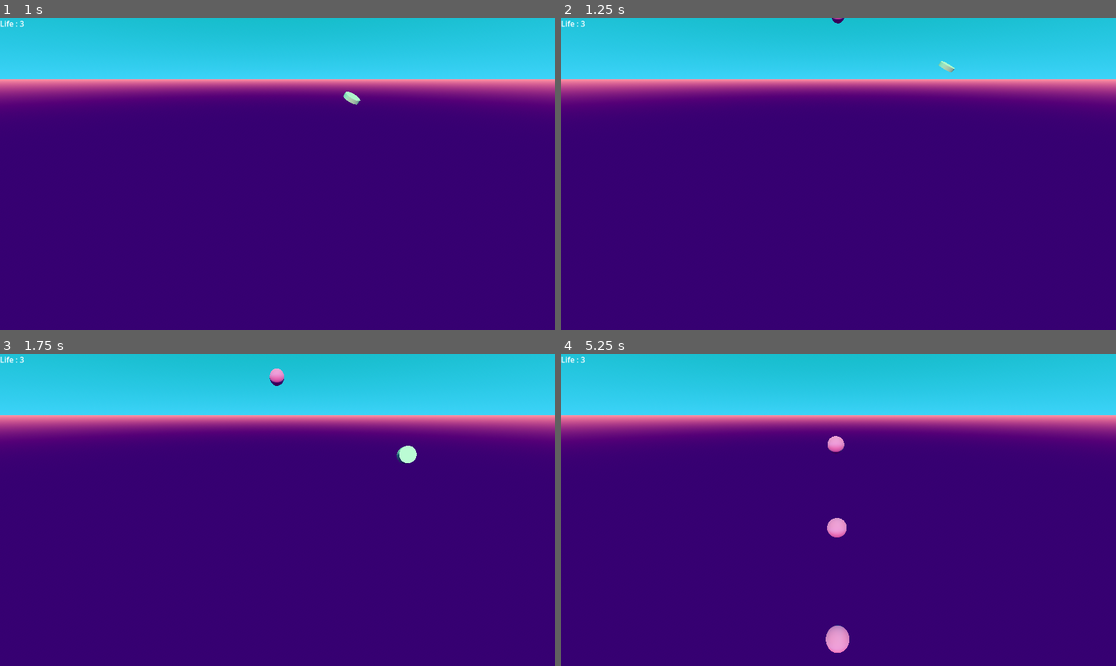
Above: before the commit, frames 1-4 (two rows, left to right).
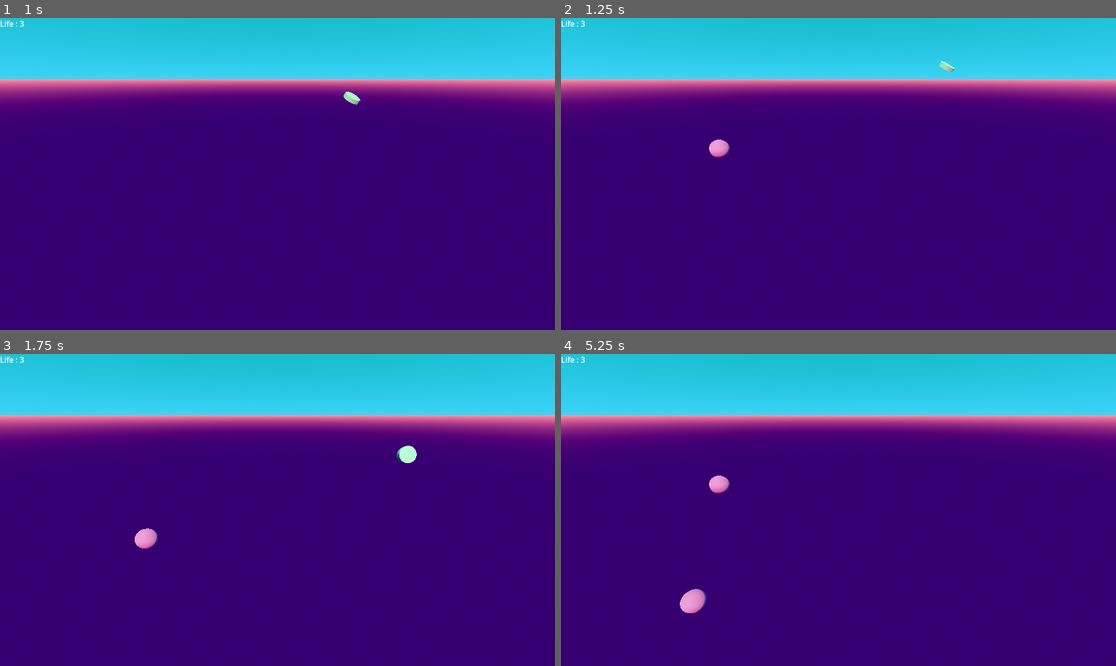
Above: after the commit, the same moments.

Repository: raffaelelauro/Sekiroguelite
Game: Godot game, scene res://main.tscn
Same seed, same stepped clock (60 frames per second), same inputs: the game is played once before the commit and once after it.
Inputs:
- Up to frame 1 (1 s): tap Enter at 0.5 s; hold D (Right) from 0.53 s (still down); hold W (Front) from 0.53 s (still down)
- Up to frame 2 (1.25 s): keep holding D (Right); keep holding W (Front)
- Up to frame 3 (1.75 s): release D (Right) at 1.28 s; release W (Front) at 1.28 s; hold S (Back) from 1.28 s (still down); tap Space (Parry) at 1.35 s
- Up to frame 4 (5.25 s): release S (Back) at 2.03 s; hold W (Front) 2.03-2.78 s; hold D (Right) 2.03-3.53 s; tap Space (Parry) at 2.85, 4.35 s; hold W (Front) 3.53-4.28 s; hold A (Left) 3.53-5.03 s; hold S (Back) from 5.03 s (still down); hold W (Front) from 5.03 s (still down)

Frame 1 is identical in both runs. In frame 2, 0.2% of the frame differs, in the area x 26-52%, y 0-45%; in frame 3, 0.3%; in frame 4, 1.1%, in the area x 21-52%, y 26-96%.

Commit message:
Close #3 : Spawnable area for parriable objects

Diff:
--- a/main.tscn
+++ b/main.tscn
@@ -1,8 +1,9 @@
-[gd_scene load_steps=8 format=3 uid="uid://cn22cb6mfk2qp"]
+[gd_scene load_steps=9 format=3 uid="uid://cn22cb6mfk2qp"]
 
 [ext_resource type="Script" uid="uid://cl5xdo0vrlgh5" path="res://level.gd" id="1_h2yge"]
 [ext_resource type="PackedScene" uid="uid://durulyhj2ovs7" path="res://player.tscn" id="1_ig7tw"]
 [ext_resource type="PackedScene" uid="uid://c6bc25sbv2i6i" path="res://parriable_object.tscn" id="2_0xm2m"]
+[ext_resource type="PackedScene" uid="uid://vt2vl6afoo8j" path="res://parriable_spawn_area.tscn" id="3_h2yge"]
 
 [sub_resource type="ProceduralSkyMaterial" id="ProceduralSkyMaterial_ig7tw"]
 sky_top_color = Color(0.0431373, 0.545098, 0.509804, 1)
@@ -40,14 +41,10 @@
 
 [node name="Player" parent="." instance=ExtResource("1_ig7tw")]
 
-[node name="ParriableObject" parent="." instance=ExtResource("2_0xm2m")]
-transform = Transform3D(1, 0, 0, 0, 1, 0, 0, 0, 1, 19.2442, -1.90735e-06, -0.0394535)
-
-[node name="ParriableObject2" parent="." instance=ExtResource("2_0xm2m")]
-transform = Transform3D(1, 0, 0, 0, 1, 0, 0, 0, 1, 24.1088, -3.8147e-06, -0.078907)
-
-[node name="ParriableObject3" parent="." instance=ExtResource("2_0xm2m")]
-transform = Transform3D(1, 0, 0, 0, 1, 0, 0, 0, 1, 29.1666, -7.6294e-06, -0.157814)
+[node name="ParriableSpawnArea" parent="." instance=ExtResource("3_h2yge")]
+transform = Transform3D(1, 0, 0, 0, 1, 0, 0, 0, 1, 2.45118, 0, -6.50422)
+wait_time = 1.0
+object_type = ExtResource("2_0xm2m")
 
 [node name="PlayerLife" type="Label" parent="."]
 offset_right = 162.0
--- /dev/null
+++ b/parriable_spawn_area.gd
@@ -0,0 +1,32 @@
+extends Node3D
+
+@export var wait_time: float = 5.0
+@export var one_shot: bool = false
+@export var object_type: Resource
+
+@onready var timer = $Timer
+
+func _ready() -> void:
+	if timer != null :
+		timer.wait_time = wait_time
+		timer.one_shot = one_shot
+		timer.start()
+
+func spawn() -> void :
+	if object_type != null:
+		print("SPAWN")
+		var object: AbstractParriable = object_type.instantiate()
+		add_child(object)
+	else :
+		print("No object type parameter !")
+
+func _get_configuration_warnings() -> PackedStringArray:
+	var warnings: Array[String] = []
+
+	if object_type == null :
+		warnings.append("Parameter `object_type` is mandatory")
+
+	return warnings
+
+func _on_timer_timeout() -> void:
+	spawn()
--- /dev/null
+++ b/parriable_spawn_area.tscn
@@ -0,0 +1,10 @@
+[gd_scene load_steps=2 format=3 uid="uid://vt2vl6afoo8j"]
+
+[ext_resource type="Script" uid="uid://dnmatd3lk5uqp" path="res://parriable_spawn_area.gd" id="1_m5dhh"]
+
+[node name="ParriableSpawnArea" type="Node3D"]
+script = ExtResource("1_m5dhh")
+
+[node name="Timer" type="Timer" parent="."]
+
+[connection signal="timeout" from="Timer" to="." method="_on_timer_timeout"]
Not shown, added: parriable_spawn_area.gd.uid
